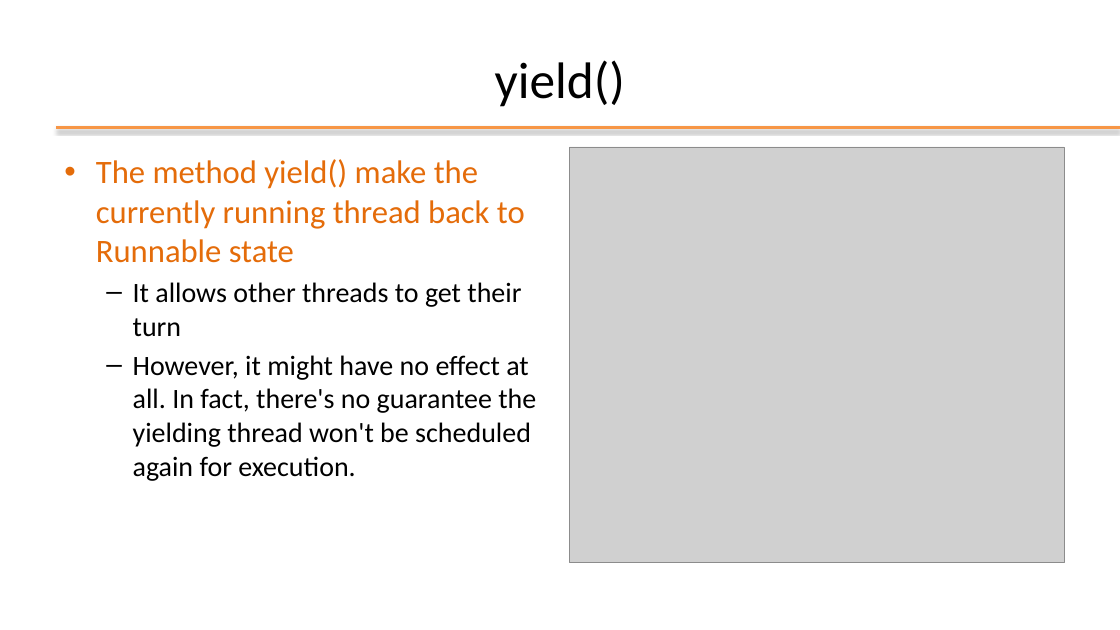
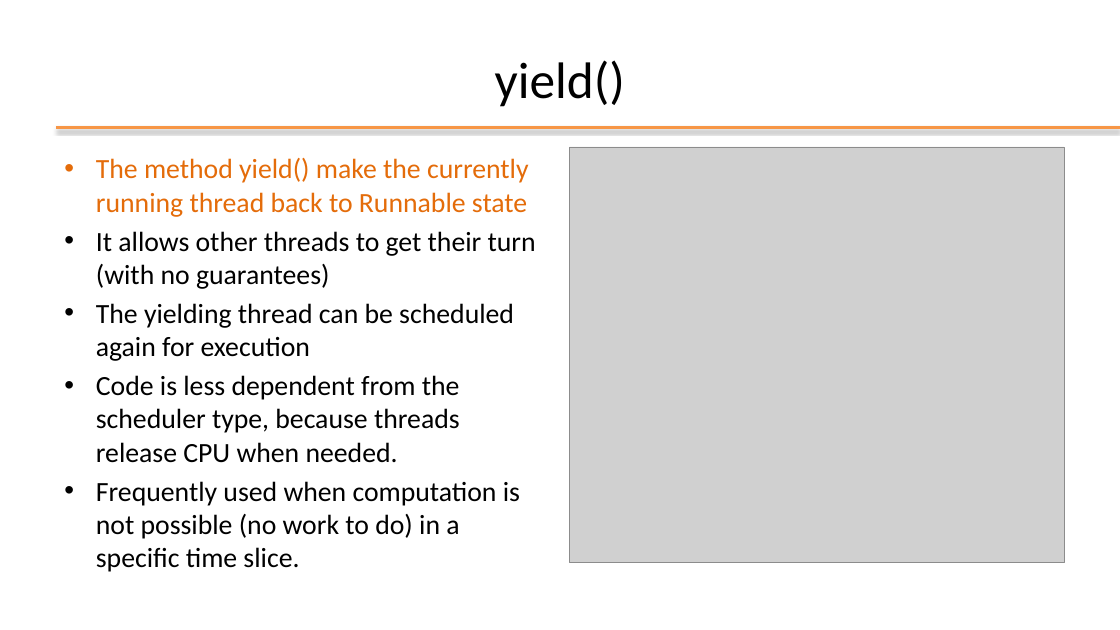
Before and after one commit to plctechnician/ooprogramming, a slide deck: slide 33 of java/slides/ppt/08 - Java Multi-Threading.pptx. Drawn at 1120x630 pixels with LibreOffice and Linux fonts; fonts in the diff are those of the drawing; grey boxes stand for pictures; background and template pictures are left out. Boxes give left, top, right and bottom in pixels: in the first picture for what was removed or moved away, otherwise in the second. Text is boxed around its words. In the diff, an @@ line names an element or a change of style, - is before the commit and + after.

```diff
--- a/java/slides/ppt/08 - Java Multi-Threading.pptx
+++ b/java/slides/ppt/08 - Java Multi-Threading.pptx
@@ text at <box>96,158,529,217</box>: size 28 to 23.8 pt in "The method yield() make the currently running ..." @@
@@ text at <box>96,231,536,572</box>: text changed; size 24 to 23.8 pt @@
-  – It allows other threads to get their turn
-  – However, it might have no effect at all. In fact, there's no guarantee the yielding thread won't be scheduled again for execution.
+• It allows other threads to get their turn (with no guarantees)
+• The yielding thread can be scheduled again for execution
+• Code is less dependent from the scheduler type, because threads release CPU when needed.
+• Frequently used when computation is not possible (no work to do) in a specific time slice.
```
Also in this commit, not shown: 10 other slides changed, 1 slide added, 2 slides removed, 6 other files.
